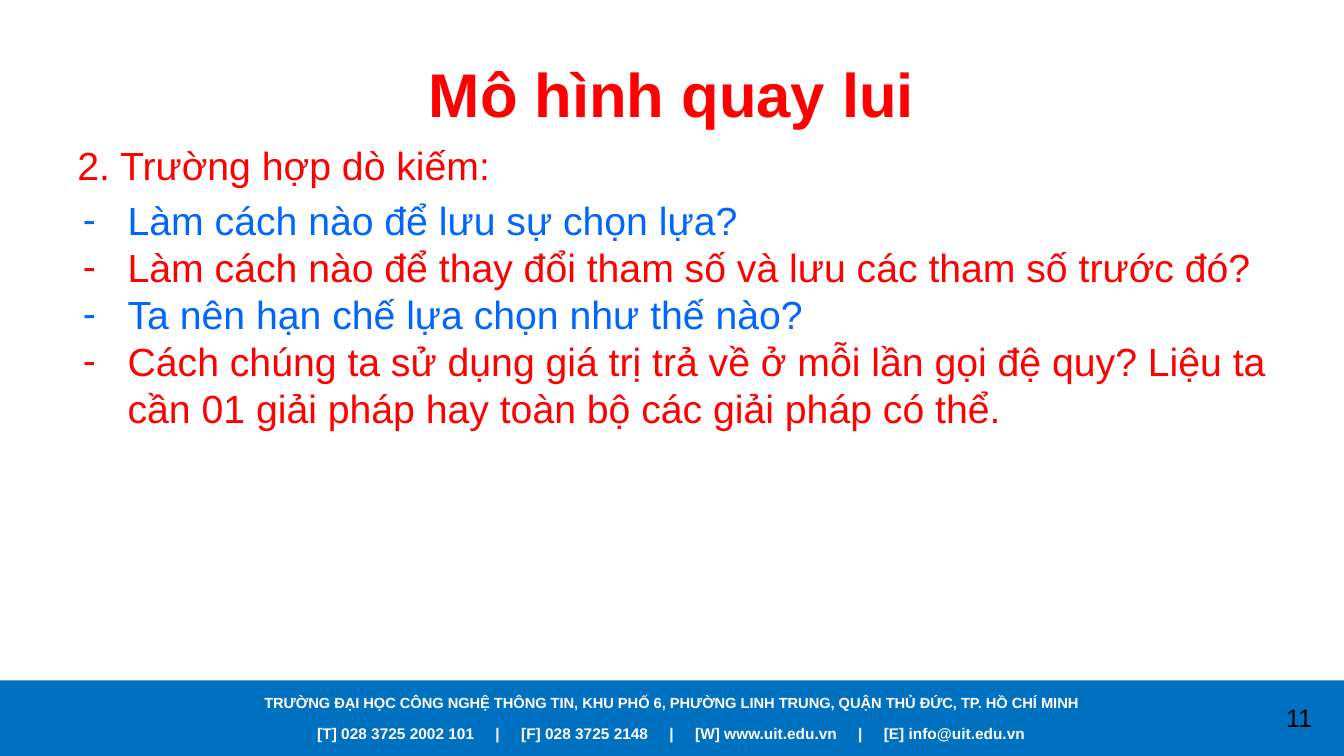
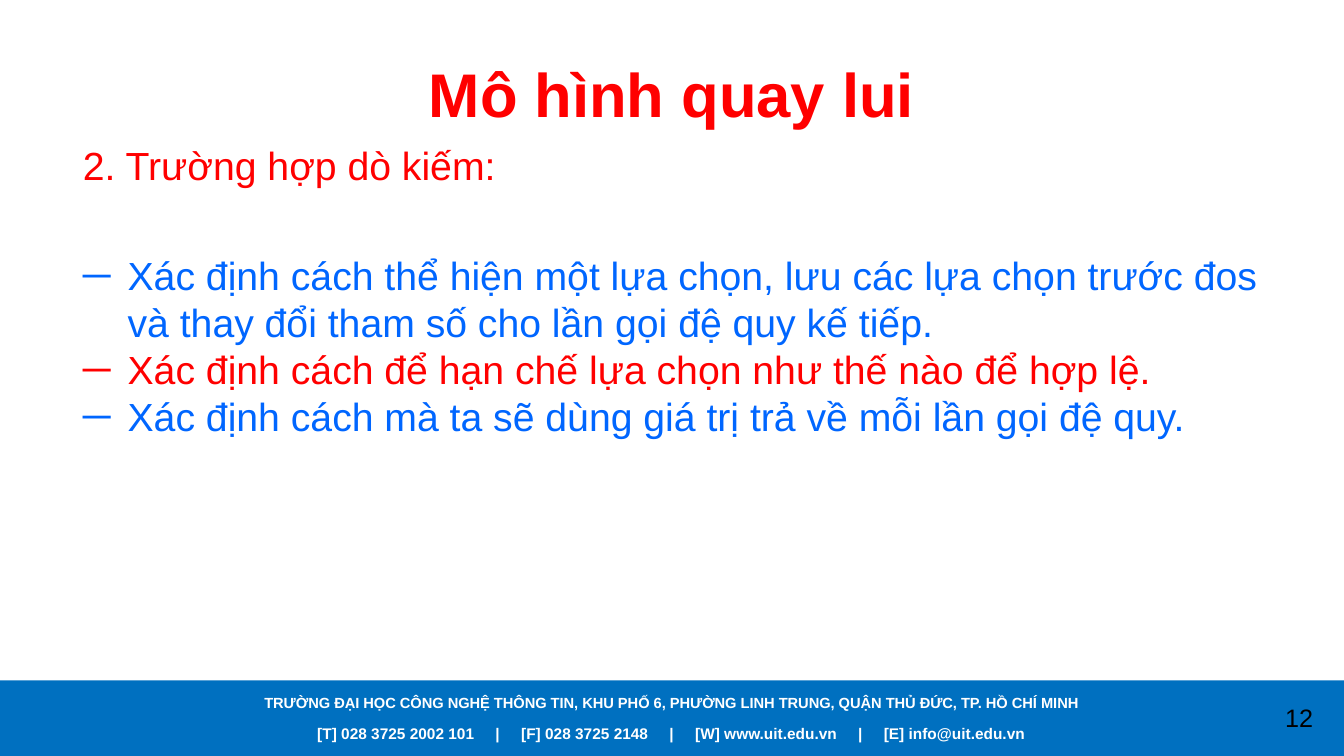
Before and after one commit to caodoanh2001/CS112.L21.KHMT, a slide deck: slide 12 of Seminar/Backtracking.pptx (slide 11 before the commit). Drawn at 1344x756 pixels with LibreOffice and Linux fonts; fonts in the diff are those of the drawing; background and template pictures are left out. Boxes give left, top, right and bottom in pixels: in the first picture for what was removed or moved away, otherwise in the second. Text is boxed around its words. In the diff, an @@ line names an element or a change of style, - is before the commit and + after.

Commit message:
'final'

```diff
--- a/Seminar/Backtracking.pptx
+++ b/Seminar/Backtracking.pptx
@@ text at [83, 150, 496, 188]: indent changed @@
@@ text at [128, 259, 1257, 439]: text changed; text colour #FF0000 to #0066FF @@
-– Làm cách nào để lưu sự chọn lựa?
-– Làm cách nào để thay đổi tham số và lưu các tham số trước đó?
-– Ta nên hạn chế lựa chọn như thế nào?
-– Cách chúng ta sử dụng giá trị trả về ở mỗi lần gọi đệ quy? Liệu ta cần 01 giải pháp hay toàn bộ các giải pháp có thể.
+─ Xác định cách thể hiện một lựa chọn, lưu các lựa chọn trước đos và thay đổi tham số cho lần gọi đệ quy kế tiếp.
+─ Xác định cách để hạn chế lựa chọn như thế nào để hợp lệ.
+─ Xác định cách mà ta sẽ dùng giá trị trả về mỗi lần gọi đệ quy.
@@ page number at [1285, 709, 1313, 727]: text changed @@
-11
+12
```
Also in this commit, not shown: 11 other slides changed, 1 slide added.
